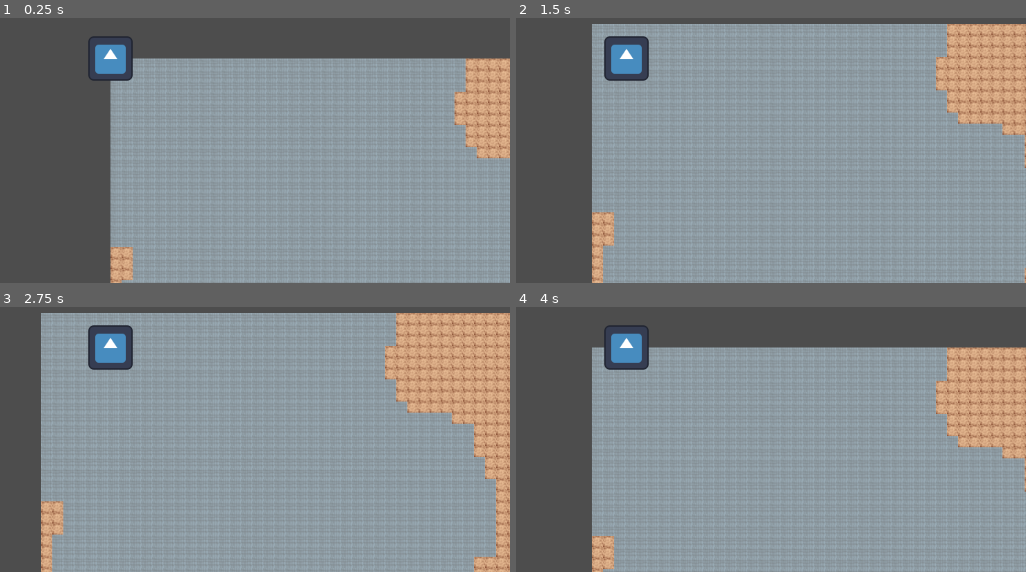
Above: before the commit, frames 1-4 (two rows, left to right).
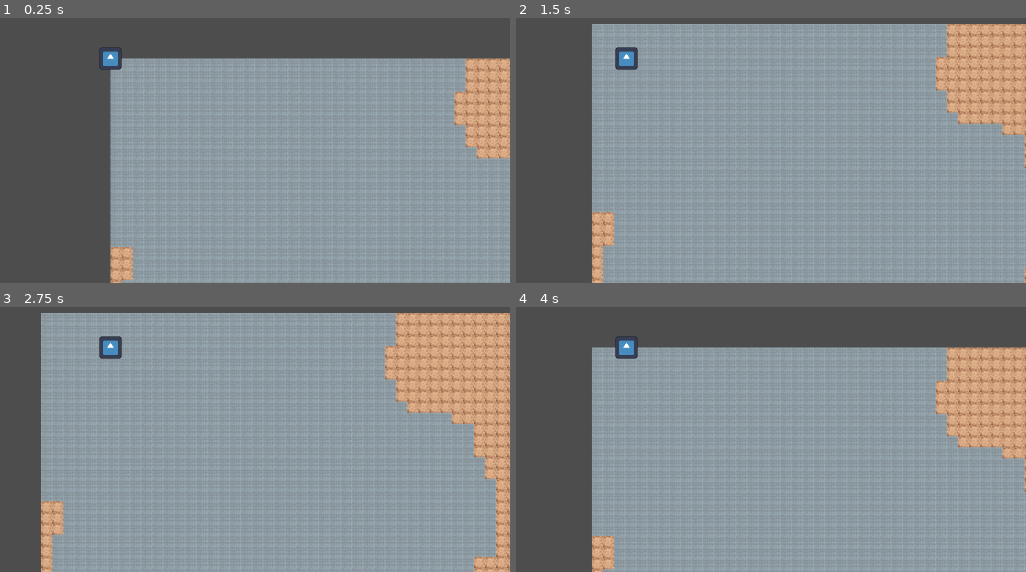
Above: after the commit, the same moments.

Repository: serviux/MysteryDungeon
Game: Godot game, scene res://main.tscn
Same seed, same stepped clock (60 frames per second), same inputs: the game is played once before the commit and once after it. The engine's default icon, where the game draws it, is replaced by a stand-in: a white triangle on a blue panel in a dark square.
Inputs:
- Up to frame 1 (0.25 s): no input
- Up to frame 2 (1.5 s): tap Enter at 0.5 s; hold D (move_right) 0.53-1.28 s; tap Space at 1.25 s; hold S (move_down) from 1.28 s (still down)
- Up to frame 3 (2.75 s): tap Enter at 2 s; release S (move_down) at 2.03 s; hold D (move_right) from 2.03 s (still down)
- Up to frame 4 (4 s): tap Space at 2.75 s; release D (move_right) at 2.78 s; hold W (move_up) 2.78-3.53 s; tap Enter at 3.5 s; hold A (move_left) from 3.53 s (still down)

The runs differ from the first frame. In frame 1, 0.9% of the frame differs, in the area x 17-27%, y 6-24%; in frame 2, 1.4%; in frame 3, 1.4%; in frame 4, 1.1%.

Commit message:
update generation

Diff:
--- a/Floor/FloorGeneration.gd
+++ b/Floor/FloorGeneration.gd
@@ -6,7 +6,8 @@
 @export var world_starting_pos: Vector2i
 @export var tileTyper:determineTileType
 
-
+var starting_point: Marker2D
+var end_point: Marker2D
 
 
 func _ready():
--- a/character_body_2d.tscn
+++ b/character_body_2d.tscn
@@ -4,16 +4,17 @@
 [ext_resource type="Texture2D" uid="uid://s811ae26bi67" path="res://icon.svg" id="2_s8563"]
 
 [sub_resource type="RectangleShape2D" id="RectangleShape2D_mnb2h"]
-size = Vector2(130, 120)
+size = Vector2(60, 61)
 
 [node name="CharacterBody2D" type="CharacterBody2D"]
 script = ExtResource("1_k1xba")
 
 [node name="CollisionShape2D" type="CollisionShape2D" parent="."]
-position = Vector2(2, 0)
+position = Vector2(0, 0.5)
 shape = SubResource("RectangleShape2D_mnb2h")
 
 [node name="Sprite2D" type="Sprite2D" parent="."]
+scale = Vector2(0.5, 0.5)
 texture = ExtResource("2_s8563")
 
 [node name="Camera2D" type="Camera2D" parent="."]
